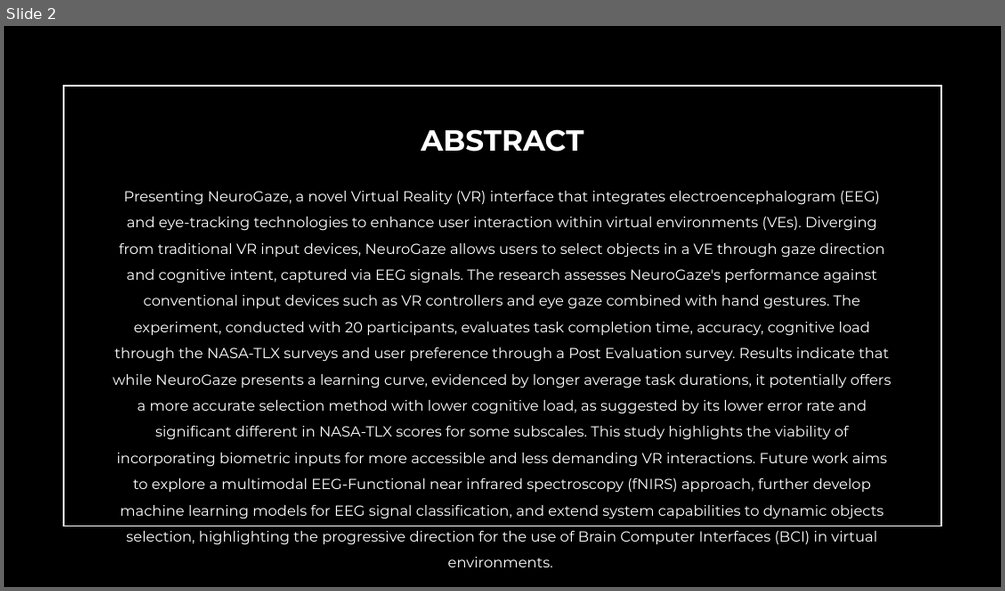
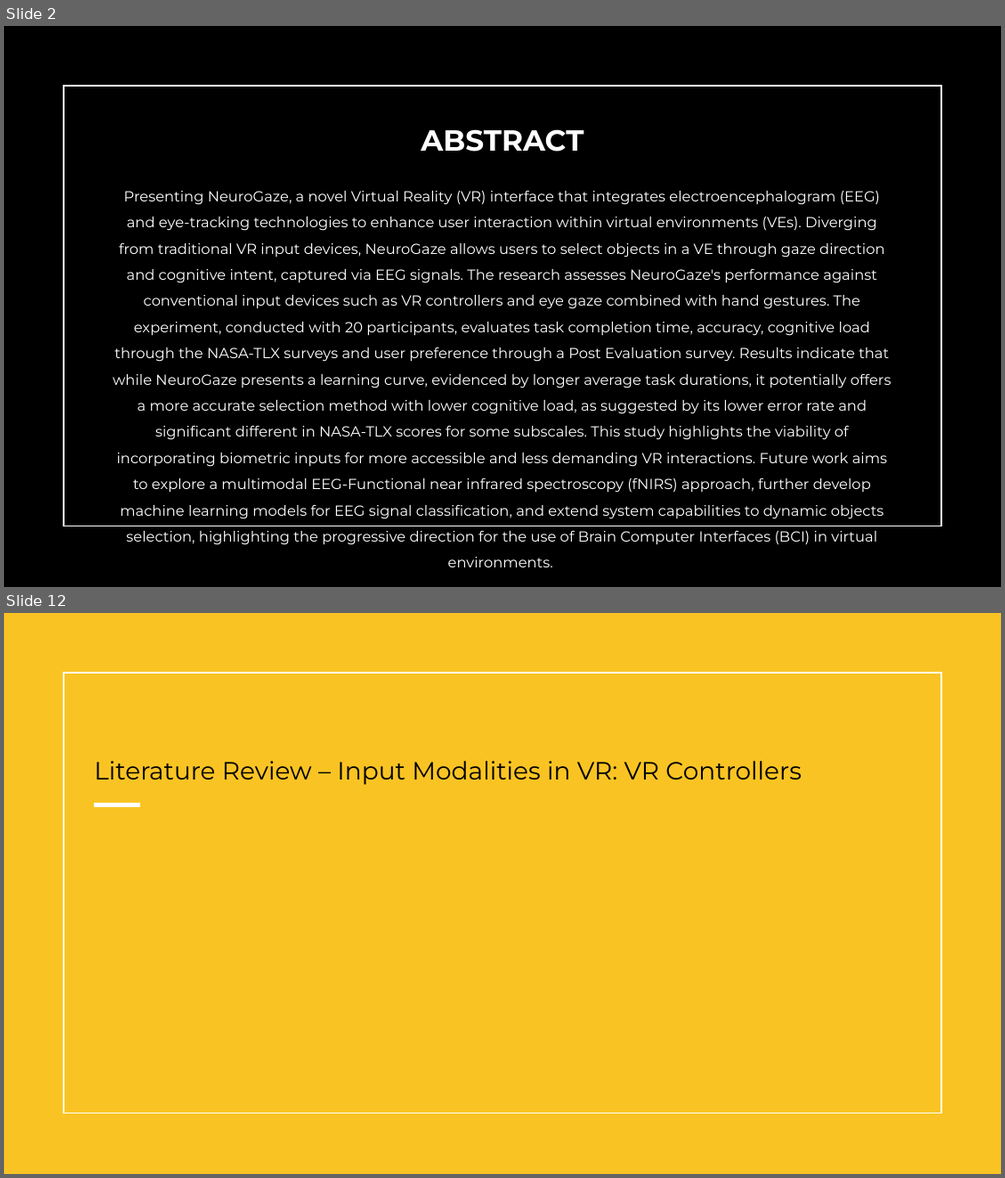
Before and after one commit to Wanyea/NeuroGaze, a slide deck: Research Documents/Thesis/NeuroGazeThesisDefense.pptx. Shown one above the other, each under a label of ours: slide 2 before the commit, slides 2 and 12 after it; the slides between them are not shown. The pictures are 1005x591 and 1005x1178 pixels, drawn with LibreOffice and Linux fonts; fonts in the diff are those of the drawing. Boxes give left, top, right and bottom in pixels: in the first picture for what was removed or moved away, otherwise in the second. Text is boxed around its words. In the diff, an @@ line names an element or a change of style, - is before the commit and + after.

```diff
--- a/Research Documents/Thesis/NeuroGazeThesisDefense.pptx
+++ b/Research Documents/Thesis/NeuroGazeThesisDefense.pptx
@@ slide 12 added at [4,613,1001,1174], background #FFFFFF; not listed: 1 template element that a slide beside it also shows @@
@@ rectangle added at [4,613,1001,1174], fill #F9C423 @@
@@ title added at [94,761,801,785], 24 pt, text #000000 @@
+Literature Review – Input Modalities in VR: VR Controllers
@@ line added from (95, 804) to (140, 804), #FFFFFF 4 pt @@
```
Also in this commit, not shown: 2 slides changed, 41 other slides added, 1 other file.
